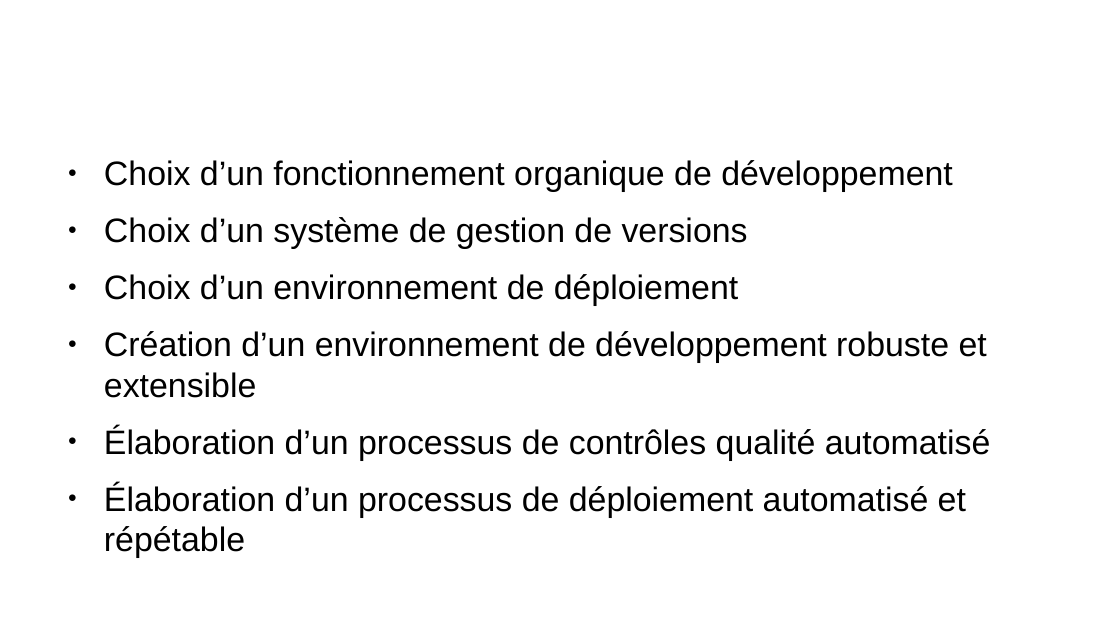
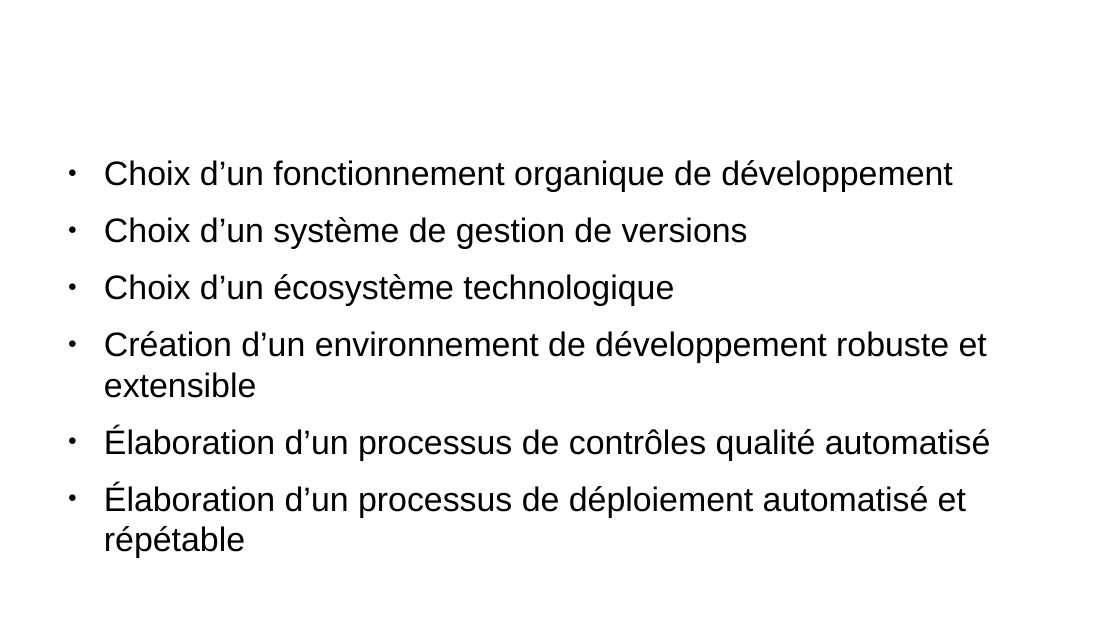
Before and after one commit to remipassmoilesel/ci-cd-plan, a slide deck: slide 5 of ci-cd-plan.odp (slide 4 before the commit). Drawn at 1120x630 pixels with LibreOffice and Linux fonts; fonts in the diff are those of the drawing; background and template pictures are left out. Boxes give left, top, right and bottom in pixels: in the first picture for what was removed or moved away, otherwise in the second. Text is boxed around its words. In the diff, an @@ line names an element or a change of style, - is before the commit and + after.

```diff
--- a/ci-cd-plan.odp
+++ b/ci-cd-plan.odp
@@ text at (104,274,674,306): text changed @@
-● Choix d’un environnement de déploiement
+● Choix d’un écosystème technologique
```
Also in this commit, not shown: 9 other slides changed, 8 slides added, 3 slides removed.
